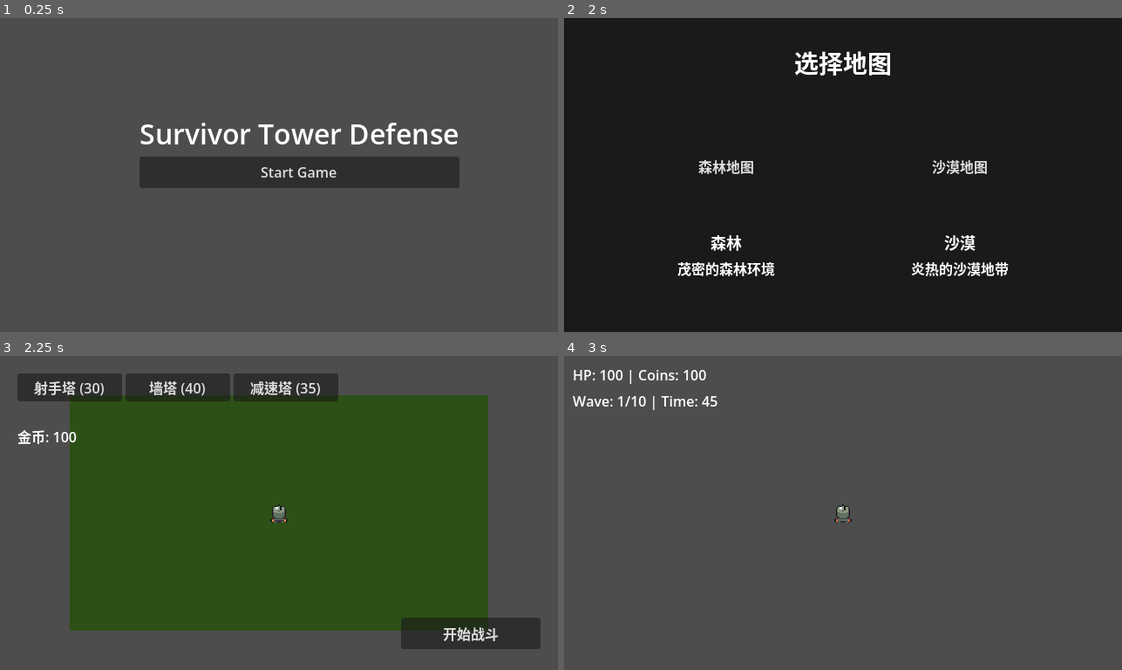
Above: before the commit, frames 1-4 (two rows, left to right).
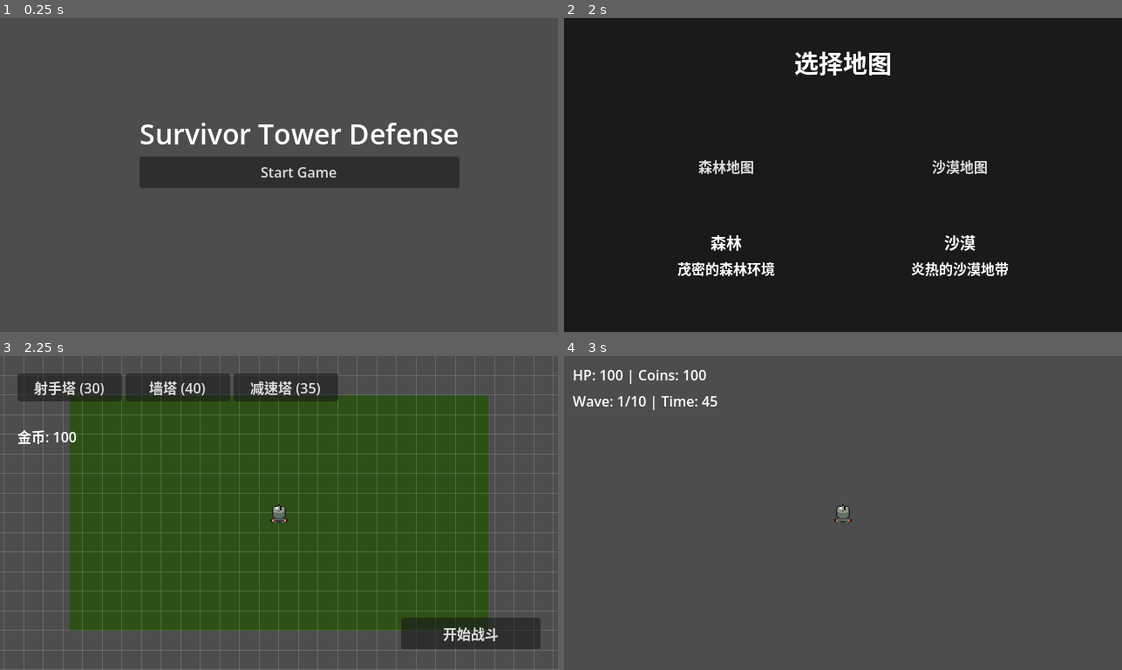
Above: after the commit, the same moments.

Repository: felang/utoland
Game: Godot game, scene res://scenes/ui/start_menu.tscn
Two runs of this game, one before a commit and one after it. Both use one fixed random seed, a clock stepped at 60 frames per second and the inputs below.
Inputs:
- Up to frame 1 (0.25 s): no input
- Up to frame 2 (2 s): click "Start Game" at 0.5 s; click "选择" at 1.25 s
- Up to frame 3 (2.25 s): click "森林地图" at 2 s
- Up to frame 4 (3 s): click "开始战斗" at 2.75 s

Frames 1-2 are identical in both runs. In frame 3, 8.0% of the frame differs, in the area x 0-100%, y 0-100%; in frame 4, nothing differs.

Commit message:
feat: 布置场景添加全地图网格线
Co-Authored-By: Claude Sonnet 4.6 <noreply@anthropic.com>

Diff:
--- /dev/null
+++ b/scripts/ui/grid_overlay.gd
@@ -0,0 +1,36 @@
+extends Node2D
+# 全地图网格线覆层
+
+const GRID_COLOR = Color(1, 1, 1, 0.15)
+
+func _draw() -> void:
+	var half_w: float = GameConfig.MAP_HALF_WIDTH
+	var half_h: float = GameConfig.MAP_HALF_HEIGHT
+
+	# 竖线
+	for x in get_vertical_line_positions():
+		draw_line(Vector2(x, -half_h), Vector2(x, half_h), GRID_COLOR)
+
+	# 横线
+	for y in get_horizontal_line_positions():
+		draw_line(Vector2(-half_w, y), Vector2(half_w, y), GRID_COLOR)
+
+func get_vertical_line_positions() -> Array:
+	var positions: Array = []
+	var gs: float = GameConfig.GRID_SIZE
+	var half_w: float = GameConfig.MAP_HALF_WIDTH
+	var x: float = -half_w
+	while x <= half_w + 0.01:
+		positions.append(x)
+		x += gs
+	return positions
+
+func get_horizontal_line_positions() -> Array:
+	var positions: Array = []
+	var gs: float = GameConfig.GRID_SIZE
+	var half_h: float = GameConfig.MAP_HALF_HEIGHT
+	var y: float = -half_h
+	while y <= half_h + 0.01:
+		positions.append(y)
+		y += gs
+	return positions
--- a/scripts/ui/placement.gd
+++ b/scripts/ui/placement.gd
@@ -7,6 +7,11 @@
 
 func _ready() -> void:
 	_load_map_background()
+
+	# 添加网格覆层
+	var grid_overlay: Node2D = preload("res://scripts/ui/grid_overlay.gd").new()
+	grid_overlay.z_index = -50
+	add_child(grid_overlay)
 
 	# 恢复之前布置的塔
 	for tower_data in GameData.tower_inventory:
--- /dev/null
+++ b/tests/unit/test_grid_overlay.gd
@@ -0,0 +1,22 @@
+extends GutTest
+
+var overlay: Node2D
+
+func before_each():
+	overlay = load("res://scripts/ui/grid_overlay.gd").new()
+	add_child_autofree(overlay)
+
+func test_grid_overlay_is_node2d():
+	assert_is(overlay, Node2D)
+
+func test_grid_overlay_calculates_vertical_line_positions():
+	var expected_v_count: int = GameConfig.MAP_COLS + 1  # 41
+	var v_lines: Array = overlay.get_vertical_line_positions()
+	assert_eq(v_lines.size(), expected_v_count, "竖线数量应为 MAP_COLS + 1")
+	assert_eq(v_lines[0], -GameConfig.MAP_HALF_WIDTH, "第一条竖线在左边界")
+
+func test_grid_overlay_calculates_horizontal_line_positions():
+	var expected_h_count: int = GameConfig.MAP_ROWS + 1  # 31
+	var h_lines: Array = overlay.get_horizontal_line_positions()
+	assert_eq(h_lines.size(), expected_h_count, "横线数量应为 MAP_ROWS + 1")
+	assert_eq(h_lines[0], -GameConfig.MAP_HALF_HEIGHT, "第一条横线在上边界")
